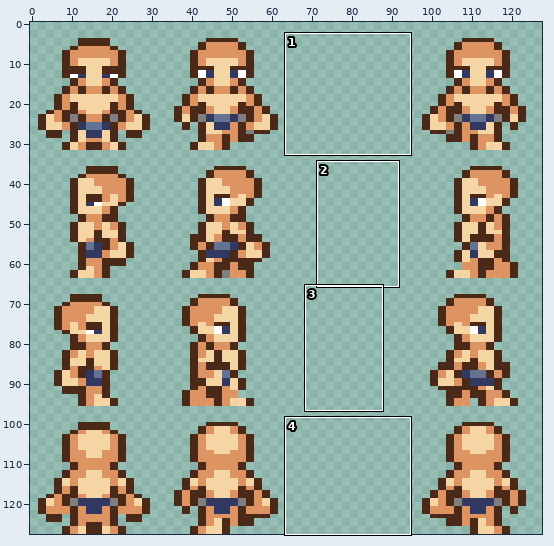
Sprite sheet -- mmoClient/img/charset_template_combat.png. The picture above shows the old version from afar; the outline marks the close-up.
Close-up. Earlier state:
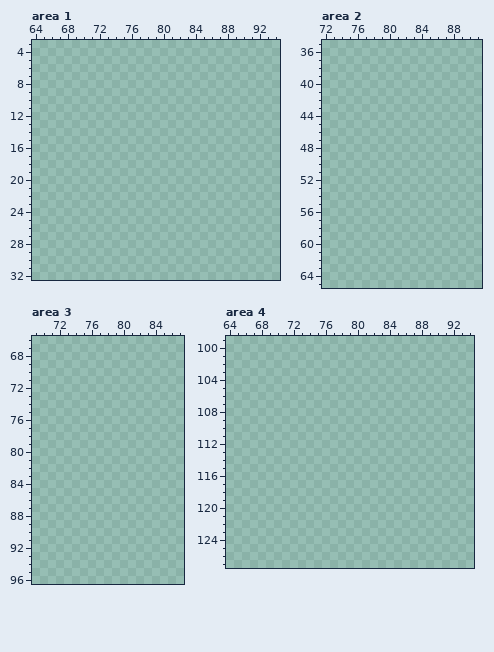
The file is 128x128 pixels. Shown: area 1: x 64..94, y 3..32; area 2: x 72..91, y 35..65; area 3: x 69..87, y 66..96; area 4: x 64..94, y 99..127. The old version is drawn lined up with the new one.
After the commit:
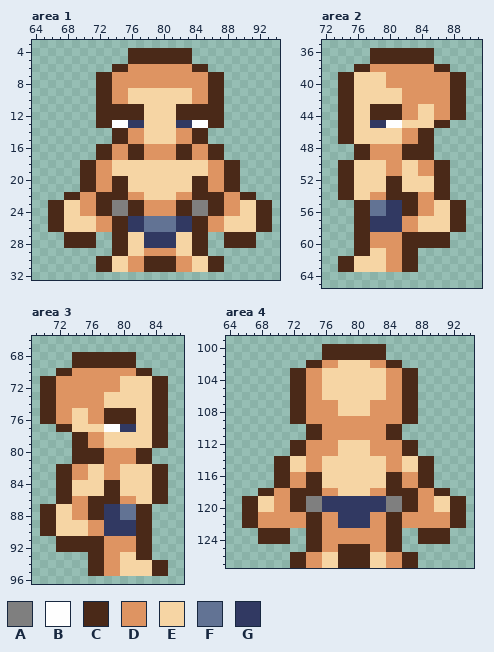
Palette (. is transparent): A #7f7f7f  B #fefefe  C #4a2918  D #de9462  E #f6d5a4  F #627394  G #313962
The exact change:
drawings rearranged on the sheet (the old picture shows each at its new place; 4 dropped ones are not shown)
Changed rows in their new state; - is an unchanged pixel.
Area 1:
first column x 66:
 4 ----------CCCCCCCC----------
 5 ----------CCCCCCCC----------
 6 --------CCDDDDDDDDCC--------
 7 ------CCDDDDDDDDDDDDCC------
 8 ------CCDDDDDDDDDDDDCC------
 9 ------CCDDEEEEEEEEDDCC------
10 ------CCDDEEEEEEEEDDCC------
11 ------CCCCCCEEEECCCCCC------
12 ------CCCCCCEEEECCCCCC------
13 ------CCBBGGEEEEGGBBCC------
14 --------CCDDEEEEDDCC--------
15 --------CCDDEEEEDDCC--------
16 ------CCDDCCDDDDCCDDCC------
17 ------CCDDCCDDDDCCDDCC------
18 ----CCDDEEEEEEEEEEEEDDCC----
19 ----CCDDEEEEEEEEEEEEDDCC----
20 ----CCDDCCEEEEEEEECCDDCC----
21 ----CCDDCCEEEEEEEECCDDCC----
22 --CCDDCCCCDDEEEEDDCCCCDDCC--
23 CCEEDDCCAACCDDDDCCAACCDDEECC
24 CCEEDDCCAACCDDDDCCAACCDDEECC
25 CCEEEEDDCCGGFFFFGGCCDDEEEECC
26 CCEEEEDDCCGGFFFFGGCCDDEEEECC
27 --CCCC--CCEEGGGGEECC--CCCC--
28 --CCCC--CCEEGGGGEECC--CCCC--
29 --------CCEEDDDDEECC--------
30 ------CCEEDDCCCCDDEECC------
31 ------CCEEDDCCCCDDEECC------
Area 2:
first column x 74:
36 ----CCCCCCCC----
37 ----CCCCCCCC----
38 --CCDDDDDDDDCC--
39 CCEEEEDDDDDDDDCC
40 CCEEEEDDDDDDDDCC
41 CCEEEEEEDDDDDDCC
42 CCEEEEEEDDDDDDCC
43 CCEECCCCDDEEDDCC
44 CCEECCCCDDEEDDCC
45 CCEEGGBBEEEECC--
46 CCEEEEEEDDCC----
47 CCEEEEEEDDCC----
48 --CCDDDDCCCC----
49 --CCDDDDCCCC----
50 CCEEEEDDEEDDCC--
51 CCEEEEDDEEDDCC--
52 CCEEEECCEEEECC--
53 CCEEEECCEEEECC--
54 CCEEDDCCCCDDCC--
55 --CCFFGGCCDDEECC
56 --CCFFGGCCDDEECC
57 --CCGGGGDDEEEECC
58 --CCGGGGDDEEEECC
59 --CCDDDDCCCCCC--
60 --CCDDDDCCCCCC--
61 --CCEEDDCC------
62 CCEEEEDDCC------
63 CCEEEEDDCC------
Area 3:
first column x 70:
68 ----CCCCCCCC----
69 ----CCCCCCCC----
70 --CCDDDDDDDDCC--
71 CCDDDDDDDDEEEECC
72 CCDDDDDDDDEEEECC
73 CCDDDDDDEEEEEECC
74 CCDDDDDDEEEEEECC
75 CCDDEEDDCCCCEECC
76 CCDDEEDDCCCCEECC
77 --CCEEEEBBGGEECC
78 ----CCDDEEEEEECC
79 ----CCDDEEEEEECC
80 ----CCCCDDDDCC--
81 ----CCCCDDDDCC--
82 --CCDDEEDDEEEECC
83 --CCDDEEDDEEEECC
84 --CCEEEECCEEEECC
85 --CCEEEECCEEEECC
86 --CCDDCCCCDDEECC
87 CCEEDDCCGGFFCC--
88 CCEEDDCCGGFFCC--
89 CCEEEEDDGGGGCC--
90 CCEEEEDDGGGGCC--
91 --CCCCCCDDDDCC--
92 --CCCCCCDDDDCC--
93 ------CCDDEECC--
94 ------CCDDEEEECC
95 ------CCDDEEEECC
Area 4:
first column x 66:
100 ----------CCCCCCCC----------
101 ----------CCCCCCCC----------
102 --------CCDDEEEEDDCC--------
103 ------CCDDEEEEEEEEDDCC------
104 ------CCDDEEEEEEEEDDCC------
105 ------CCDDEEEEEEEEDDCC------
106 ------CCDDEEEEEEEEDDCC------
107 ------CCDDDDEEEEDDDDCC------
108 ------CCDDDDEEEEDDDDCC------
109 ------CCDDDDDDDDDDDDCC------
110 --------CCDDDDDDDDCC--------
111 --------CCDDDDDDDDCC--------
112 ------CCDDDDEEEEDDDDCC------
113 ------CCDDDDEEEEDDDDCC------
114 ----CCEEDDEEEEEEEEDDEECC----
115 ----CCEEDDEEEEEEEEDDEECC----
116 ----CCDDCCEEEEEEEECCDDCC----
117 ----CCDDCCEEEEEEEECCDDCC----
118 --CCDDCCCCDDEEEEDDCCCCDDCC--
119 CCEEDDCCAAGGGGGGGGAACCDDEECC
120 CCEEDDCCAAGGGGGGGGAACCDDEECC
121 CCDDDDDDCCDDGGGGDDCCDDDDDDCC
122 CCDDDDDDCCDDGGGGDDCCDDDDDDCC
123 --CCCC--CCDDDDDDDDCC--CCCC--
124 --CCCC--CCDDDDDDDDCC--CCCC--
125 --------CCDDCCCCDDCC--------
126 ------CCDDEECCCCEEDDCC------
127 ------CCDDEECCCCEEDDCC------
Changed places in both close-ups, as pixel boxes (x1, y1, x2, y2):
added: (48, 48, 272, 272)
added: (338, 48, 466, 272)
added: (40, 352, 168, 576)
added: (242, 344, 466, 568)
